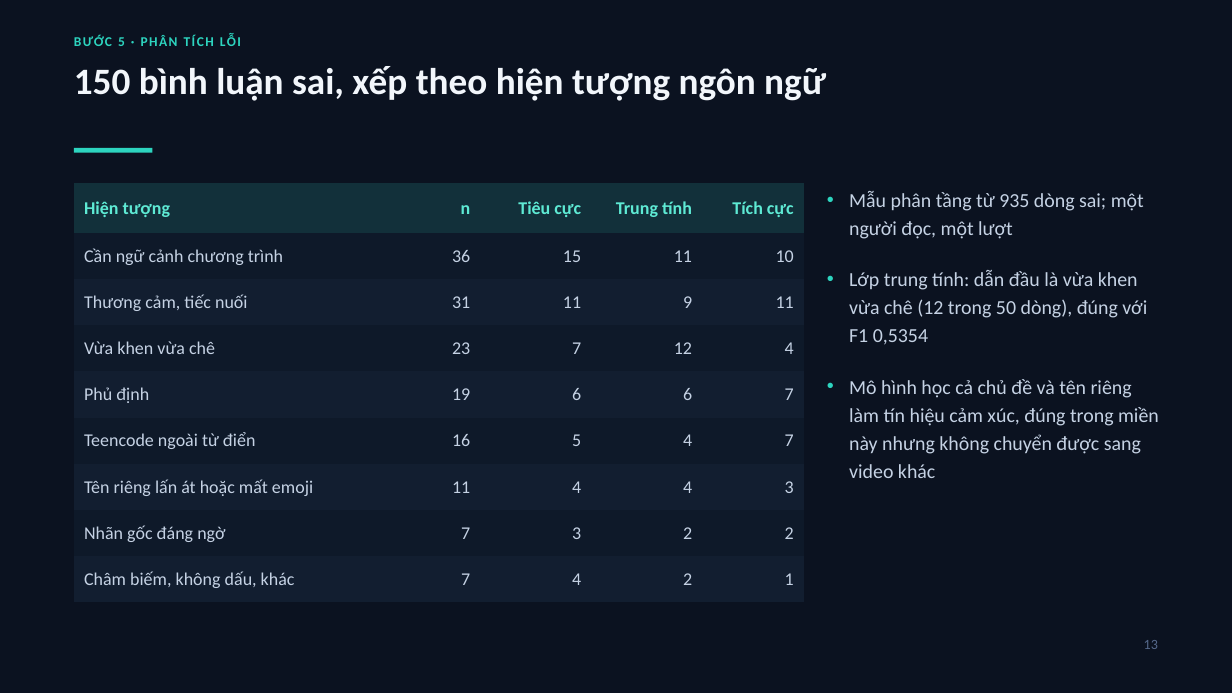
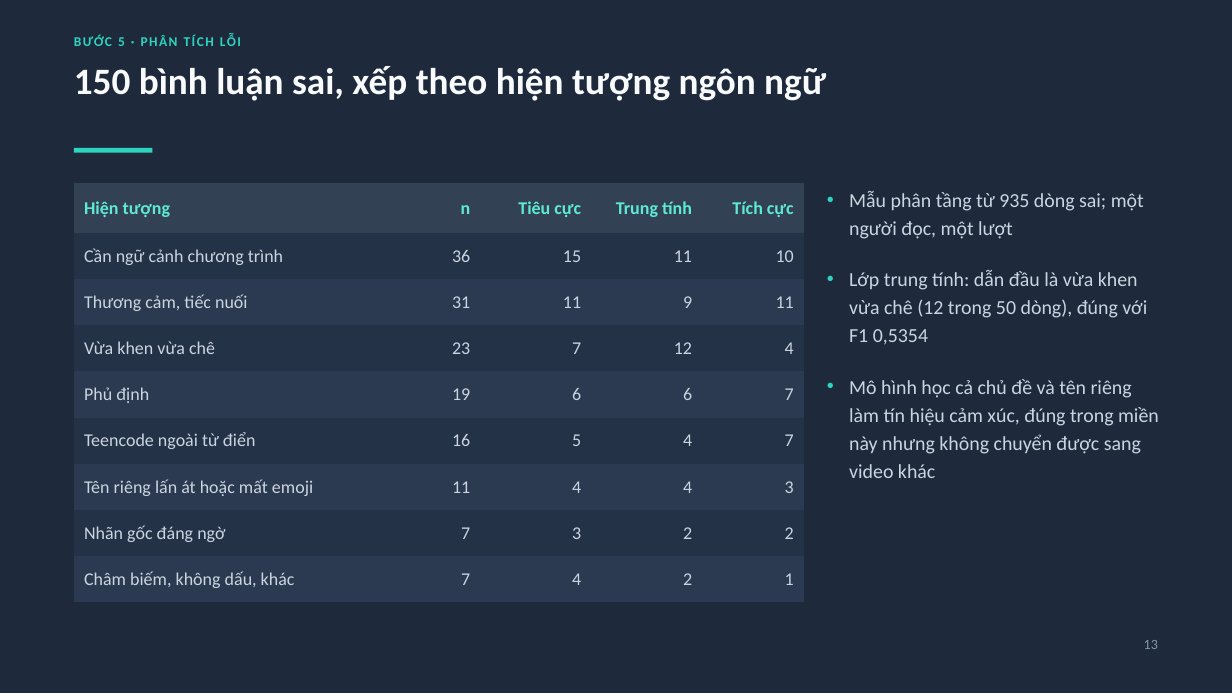
Before and after one commit to Phuhieu24/NLP_PhanTichBinhLuanYoutube, a slide deck: slide 13 of report/CS221_slide.pptx. Drawn at 1232x693 pixels with LibreOffice and Linux fonts; fonts in the diff are those of the drawing. Boxes give left, top, right and bottom in pixels: in the first picture for what was removed or moved away, otherwise in the second. Text is boxed around its words. In the diff, an @@ line names an element or a change of style, - is before the commit and + after.

Commit message:
feat(slides): ba bảng màu chọn bằng --theme, mặc định nền xám than
Bài thuyết trình trước đây khóa cứng một bảng màu nền xanh đen #0B1220,
chủ repo thấy tối quá khi trình chiếu.

- build_slides_pptx.py: THEMES gom ba bảng màu slate (#1E293B, mặc định),
  dark (#0B1220, bản cũ) và light (#FAFAF9, bản trước patch dark); cờ
  --theme và --out; THEME_IMAGES chọn bộ ảnh có nền khớp từng theme.
- build_dark_assets.py: cờ --theme dark|slate cho nền ma trận nhầm lẫn,
  cờ --skip-svg để chỉ vẽ lại ảnh mà không ghi đè hai SVG đã commit.
  Khối argparse đặt trước vòng lặp ghi SVG vì vòng lặp chạy ở cấp module.
- confusion_slate.png: ma trận nhầm lẫn nền #1E293B, thang màu chỉnh theo
  nền mới; confusion_dark.png giữ nguyên cho theme dark.
- CS221_slide.pptx dựng lại theme slate: 18 slide, đủ ghi chú người nói.

Nội dung slide không đổi, chỉ đổi màu. 146 kiểm thử vẫn qua.

```diff
--- a/report/CS221_slide.pptx
+++ b/report/CS221_slide.pptx
@@ background #0B1220 to #1E293B @@
@@ text "150 bình luận sai, xếp ..." at (74,66,826,101): text colour #F2F6FB to #F8FAFC @@
@@ table at (74,183,804,603) @@
@@ fill #12303A to #334155 in row 1 @@
@@ fill #0E1929 to #243247 in 20 cells @@
@@ fill #121E30 to #2B3A50 in 20 cells @@
@@ text colour #C5D2E4 to #CBD5E1 in "Cần ngữ cảnh chương trình", "36", "15", "11" and 36 more places @@
@@ text "Mẫu phân tầng từ 935 ..." at (849,191,1159,478): text colour #C5D2E4 to #CBD5E1 @@
@@ text "13" at (1144,640,1158,649): text colour #55688A to #8296B0 @@
```
Also in this commit, not shown: 17 other slides changed, 4 other files.
